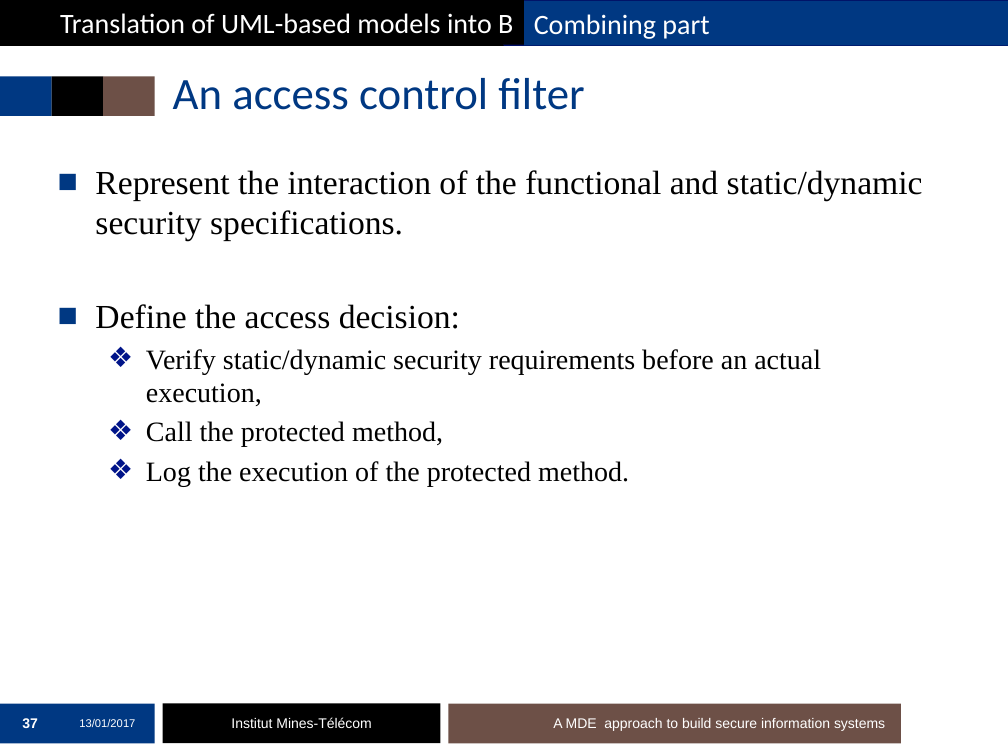
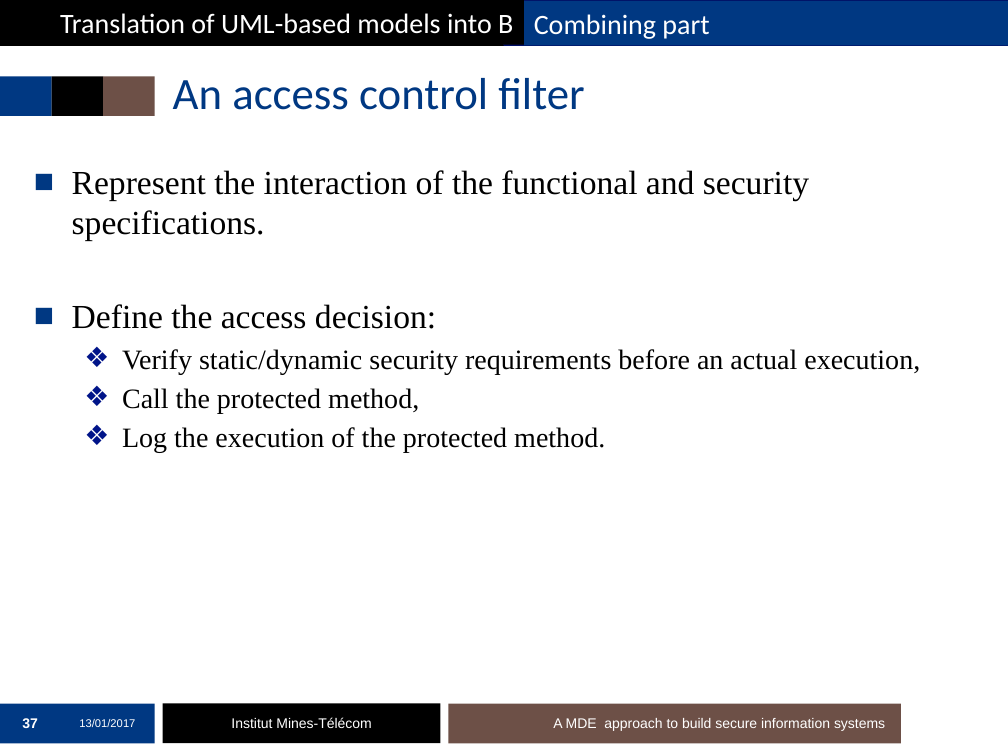
Before and after one commit to mai-ng/phdDefense, a slide deck: slide 37 of slides/presentation-defense.pptx. Drawn at 1008x756 pixels with LibreOffice and Linux fonts; fonts in the diff are those of the drawing; background and template pictures are left out. Boxes give left, top, right and bottom in pixels: in the first picture for what was removed or moved away, otherwise in the second. Text is boxed around its words. In the diff, an @@ line names an element or a change of style, - is before the commit and + after.

```diff
--- a/slides/presentation-defense.pptx
+++ b/slides/presentation-defense.pptx
@@ text "Represent the interaction of the ...": place and size @@
-text "Represent the interaction of the ..." at [95,170,923,486]
+text "Represent the interaction of the ..." at [72,170,920,453]
@@ text at [72,170,809,241]: text changed @@
-■ Represent the interaction of the functional and static/dynamic security specifications.
+■ Represent the interaction of the functional and security specifications.
```
Also in this commit, not shown: 12 other slides changed.
